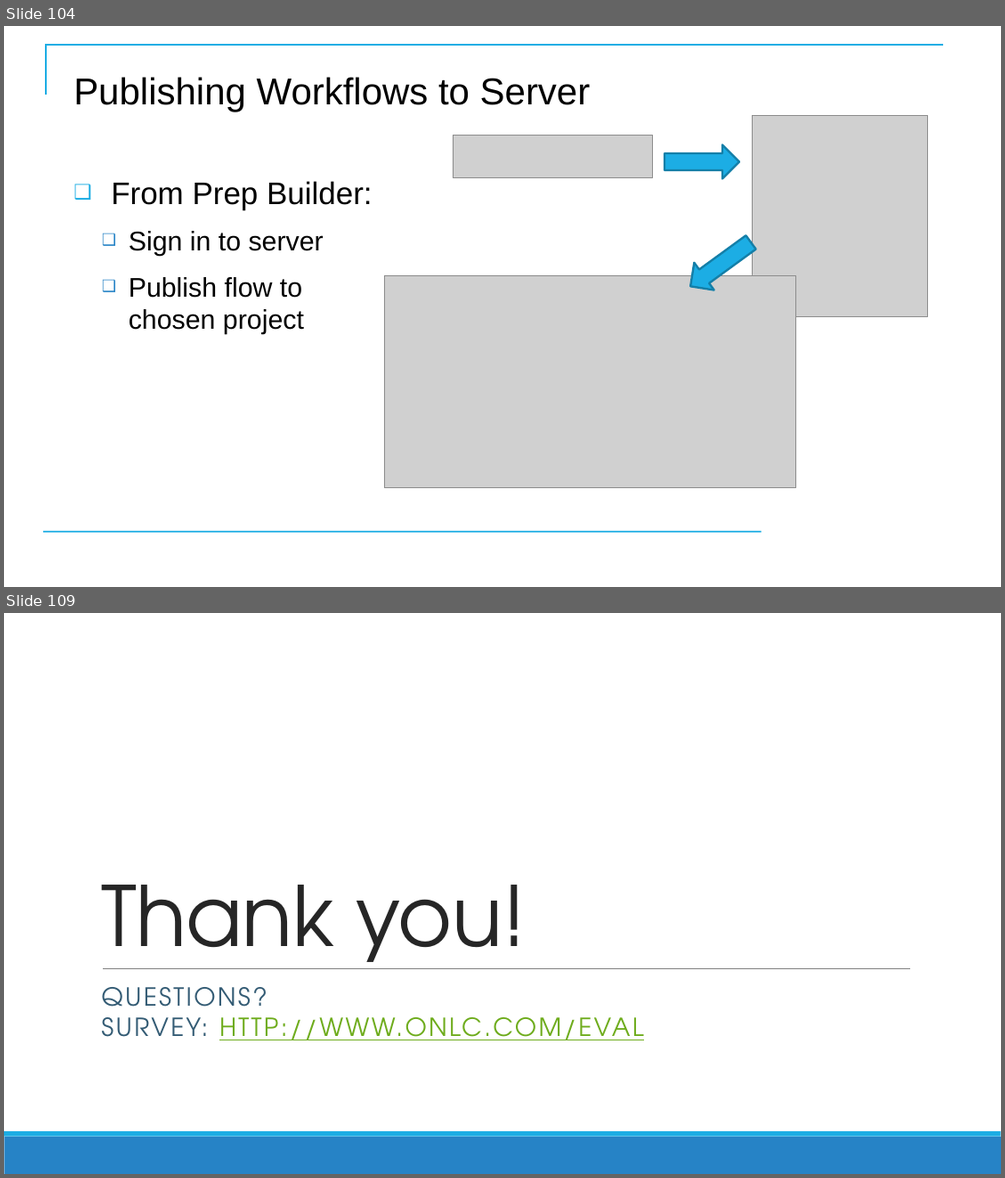
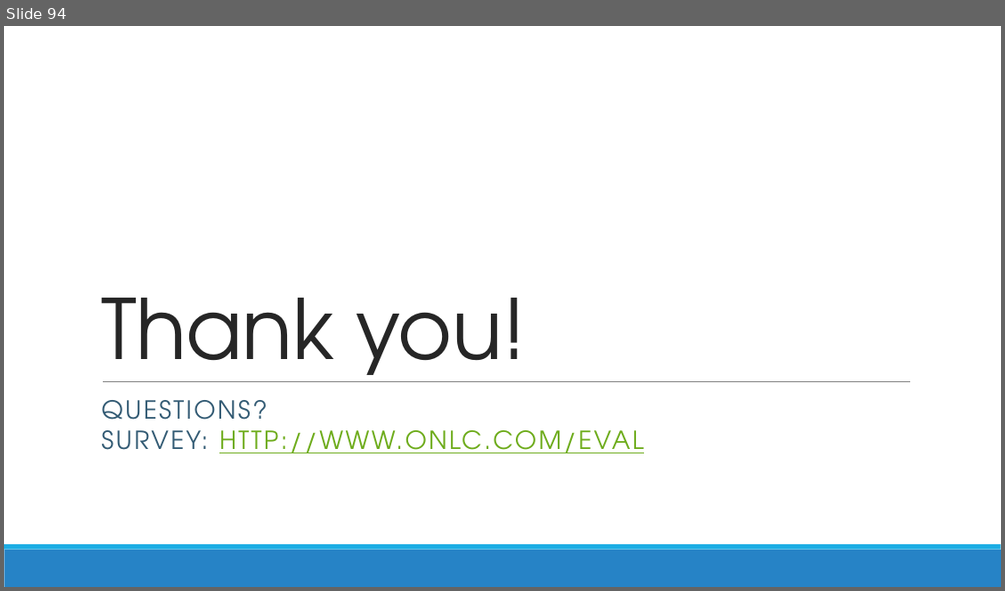
Before and after one commit to CostelloTechnicalConsulting/XGHDEV, a slide deck: ppt/XGHDEV.pptx. Shown one above the other, each under a label of ours: slides 104 and 109 before the commit, slide 94 after it; the slides between them are not shown. The pictures are 1005x1178 and 1005x591 pixels, drawn with LibreOffice and Linux fonts; fonts in the diff are those of the drawing; grey boxes stand for pictures; background and template pictures are left out. Boxes give left, top, right and bottom in pixels: in the first picture for what was removed or moved away, otherwise in the second. Text is boxed around its words. In the diff, an @@ line names an element or a change of style, - is before the commit and + after.

```diff
--- a/ppt/XGHDEV.pptx
+++ b/ppt/XGHDEV.pptx
@@ slide 104 removed at box(4, 26, 1001, 587), background #FFFFFF @@
@@ freeform shape removed at box(46, 45, 943, 95) @@
@@ title removed at box(73, 77, 591, 111) @@
-Publishing Workflows to Server
@@ picture removed at box(752, 115, 928, 316) @@
@@ picture removed at box(453, 135, 652, 178) @@
@@ right arrow removed at box(664, 145, 739, 178) @@
@@ text removed at box(111, 181, 372, 334) @@
-❑ From Prep Builder:
-  ❑ Sign in to server
-  ❑ Publish flow to chosen project
@@ right arrow removed at box(680, 229, 760, 300) @@
@@ picture removed at box(384, 275, 795, 487) @@
@@ line removed from (44, 532) to (761, 532) @@
@@ what was slide 109 is now slide 94 @@
```
Also in this commit, not shown: 5 slides changed, 86 slides added, 100 other slides removed.
